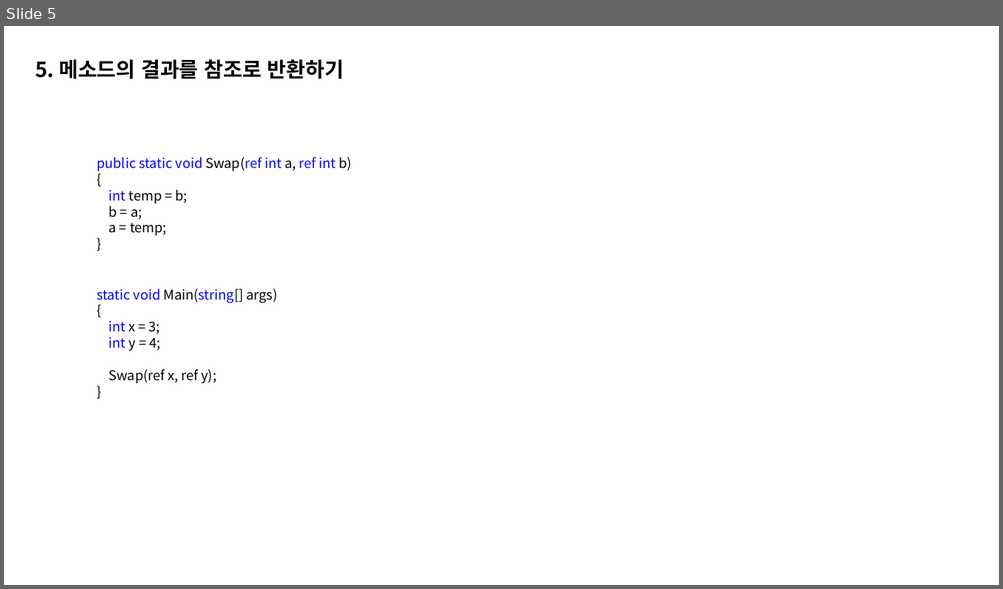
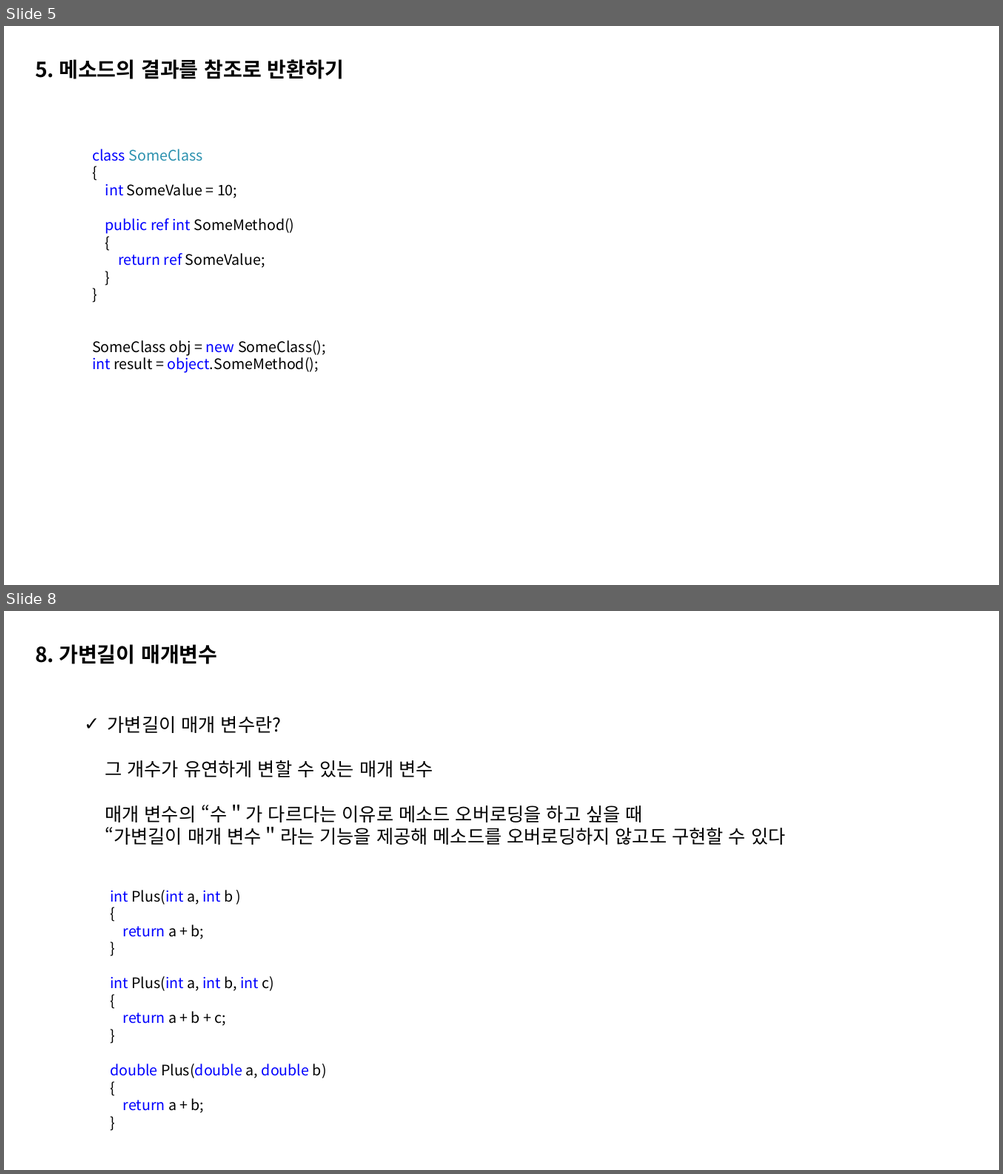
Before and after one commit to ccy01030/coding, a slide deck: 메소드로 코드 간추리기.pptx. Shown one above the other, each under a label of ours: slide 5 before the commit, slides 5 and 8 after it; the slides between them are not shown. The pictures are 1003x589 and 1003x1174 pixels, drawn with LibreOffice and Linux fonts; fonts in the diff are those of the drawing. Boxes give left, top, right and bottom in pixels: in the first picture for what was removed or moved away, otherwise in the second. Text is boxed around its words. In the diff, an @@ line names an element or a change of style, - is before the commit and + after.

```diff
--- a/메소드로 코드 간추리기.pptx
+++ b/메소드로 코드 간추리기.pptx
@@ slide 8 added at box(4, 611, 999, 1170), background #FFFFFF @@
@@ text added at box(35, 644, 217, 664), 20 pt, text #000000, bold @@
+8. 가변길이 매개변수
@@ text added at box(105, 716, 785, 845), 18 pt, text #000000 @@
+✓ 가변길이 매개 변수란?
+그 개수가 유연하게 변할 수 있는 매개 변수
+매개 변수의 “수＂가 다르다는 이유로 메소드 오버로딩을 하고 싶을 때
+“가변길이 매개 변수＂라는 기능을 제공해 메소드를 오버로딩하지 않고도 구현할 수 있다
@@ text added at box(110, 890, 327, 1113), 14 pt, text #0000FF @@
+int Plus(int a, int b )
+{
+return a + b;
+}
+int Plus(int a, int b, int c)
+{
+return a + b + c;
+}
+double Plus(double a, double b)
+{
+return a + b;
+}
@@ slide 5 changed as well @@
@@ text "class SomeClass": place and size @@
-text "class SomeClass" at box(96, 157, 351, 236)
+text "class SomeClass" at box(92, 149, 326, 373)
@@ text "class SomeClass" at box(92, 149, 326, 373): size 13 to 14 pt in "{", "}" @@
@@ text at box(92, 149, 203, 161): text changed; size 13 to 14 pt; text colour #0000FF to #2B91AF @@
-public static void Swap(ref int a, ref int b)
+class SomeClass
@@ text at box(105, 184, 295, 268): text changed; size 13 to 14 pt @@
-int temp = b;
-b = a;
-a = temp;
+int SomeValue = 10;
+public ref int SomeMethod()
+{
+return ref SomeValue;
@@ text removed at box(96, 289, 277, 384) @@
-static void Main(string[] args)
-{
-int x = 3;
-int y = 4;
-Swap(ref x, ref y);
-}
@@ text at box(92, 340, 326, 373): paragraphs added @@
+}
+SomeClass obj = new SomeClass();
+int result = object.SomeMethod();
```
Also in this commit, not shown: 4 other slides changed, 5 other slides added.
